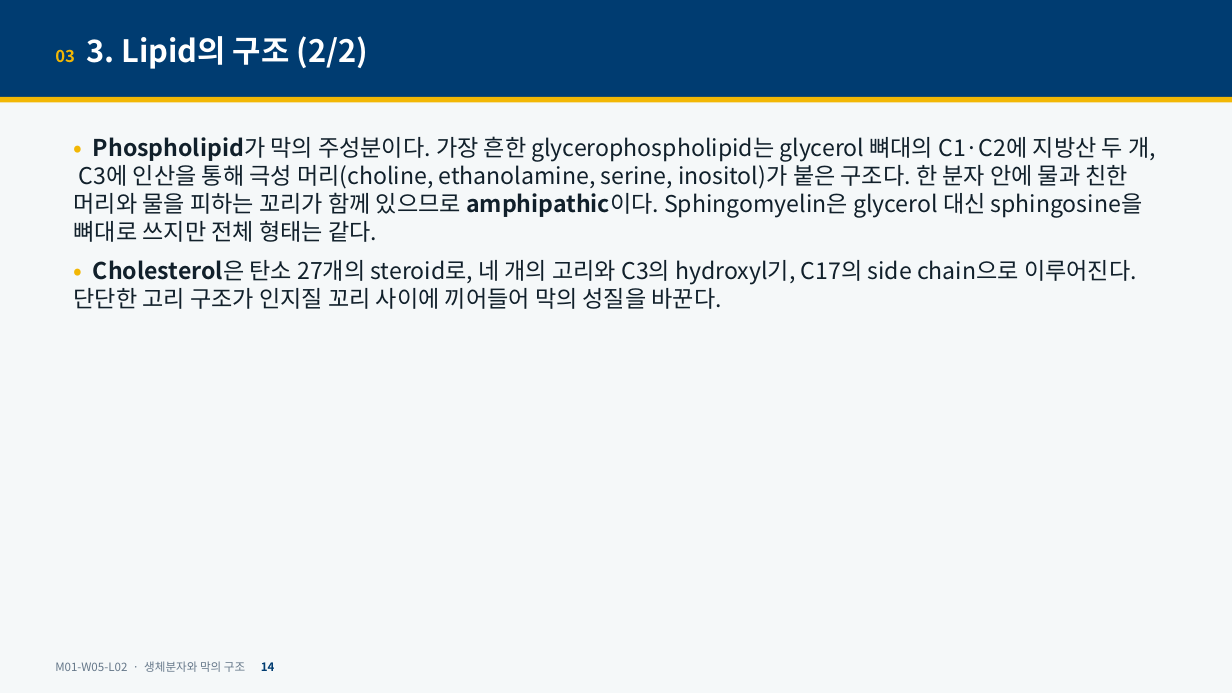
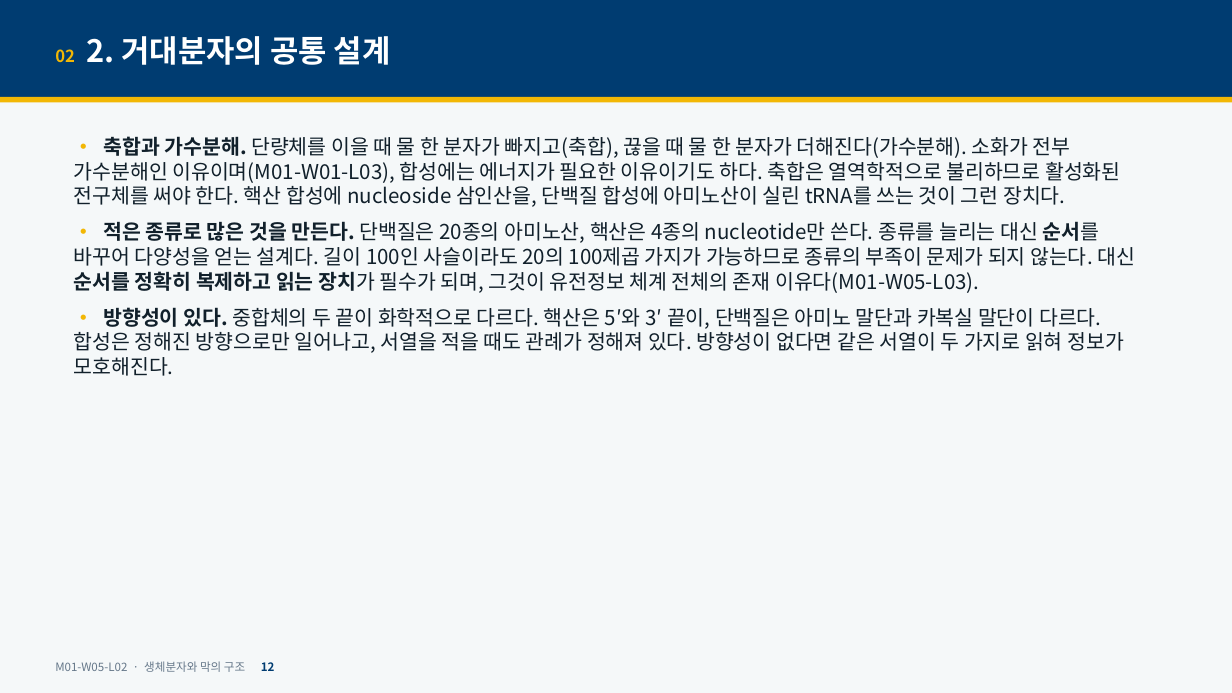
Before and after one commit to hoperiasd2/hoperiasd2.github.io, a slide deck: slide 12 of curriculum/M01/W05/L02/slides.pptx (slide 14 before the commit). Drawn at 1232x693 pixels with LibreOffice and Linux fonts; fonts in the diff are those of the drawing. Boxes give left, top, right and bottom in pixels: in the first picture for what was removed or moved away, otherwise in the second. Text is boxed around its words. In the diff, an @@ line names an element or a change of style, - is before the commit and + after.

```diff
--- a/curriculum/M01/W05/L02/slides.pptx
+++ b/curriculum/M01/W05/L02/slides.pptx
@@ text at [55,36,391,65]: text changed @@
-03 3. Lipid의 구조 (2/2)
+02 2. 거대분자의 공통 설계
@@ text at [74,136,1135,376]: text changed; size 18 to 16 pt @@
-• Phospholipid가 막의 주성분이다. 가장 흔한 glycerophospholipid는 glycerol 뼈대의 C1·C2에 지방산 두 개, C3에 인산을 통해 극성 머리(choline, ethanolamine, serine, inositol)가 붙은 구조다. 한 분자 안에 물과 친한 머리와 물을 피하는 꼬리가 함께 있으므로 amphipathic이다. Sphingomyelin은 glycerol 대신 sphingosine을 뼈대로 쓰지만 전체 형태는 같다.
-• Cholesterol은 탄소 27개의 steroid로, 네 개의 고리와 C3의 hydroxyl기, C17의 side chain으로 이루어진다. 단단한 고리 구조가 인지질 꼬리 사이에 끼어들어 막의 성질을 바꾼다.
+• 축합과 가수분해. 단량체를 이을 때 물 한 분자가 빠지고(축합), 끊을 때 물 한 분자가 더해진다(가수분해). 소화가 전부 가수분해인 이유이며(M01-W01-L03), 합성에는 에너지가 필요한 이유이기도 하다. 축합은 열역학적으로 불리하므로 활성화된 전구체를 써야 한다. 핵산 합성에 nucleoside 삼인산을, 단백질 합성에 아미노산이 실린 tRNA를 쓰는 것이 그런 장치다.
+• 적은 종류로 많은 것을 만든다. 단백질은 20종의 아미노산, 핵산은 4종의 nucleotide만 쓴다. 종류를 늘리는 대신 순서를 바꾸어 다양성을 얻는 설계다. 길이 100인 사슬이라도 20의 100제곱 가지가 가능하므로 종류의 부족이 문제가 되지 않는다. 대신 순서를 정확히 복제하고 읽는 장치가 필수가 되며, 그것이 유전정보 체계 전체의 존재 이유다(M01-W05-L03).
+• 방향성이 있다. 중합체의 두 끝이 화학적으로 다르다. 핵산은 5′와 3′ 끝이, 단백질은 아미노 말단과 카복실 말단이 다르다. 합성은 정해진 방향으로만 일어나고, 서열을 적을 때도 관례가 정해져 있다. 방향성이 없다면 같은 서열이 두 가지로 읽혀 정보가 모호해진다.
@@ text at [55,661,275,672]: text changed @@
-M01-W05-L02 · 생체분자와 막의 구조 14
+M01-W05-L02 · 생체분자와 막의 구조 12
```
Also in this commit, not shown: 35 other slides changed, 17 slides added, 1 slide removed, 5 other files.
